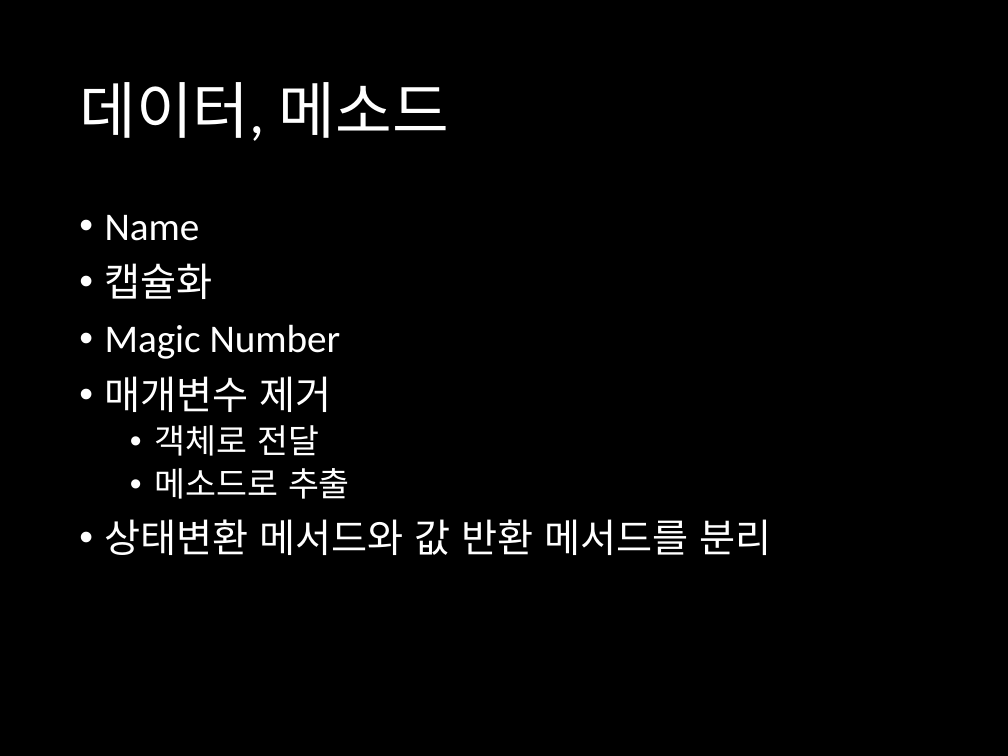
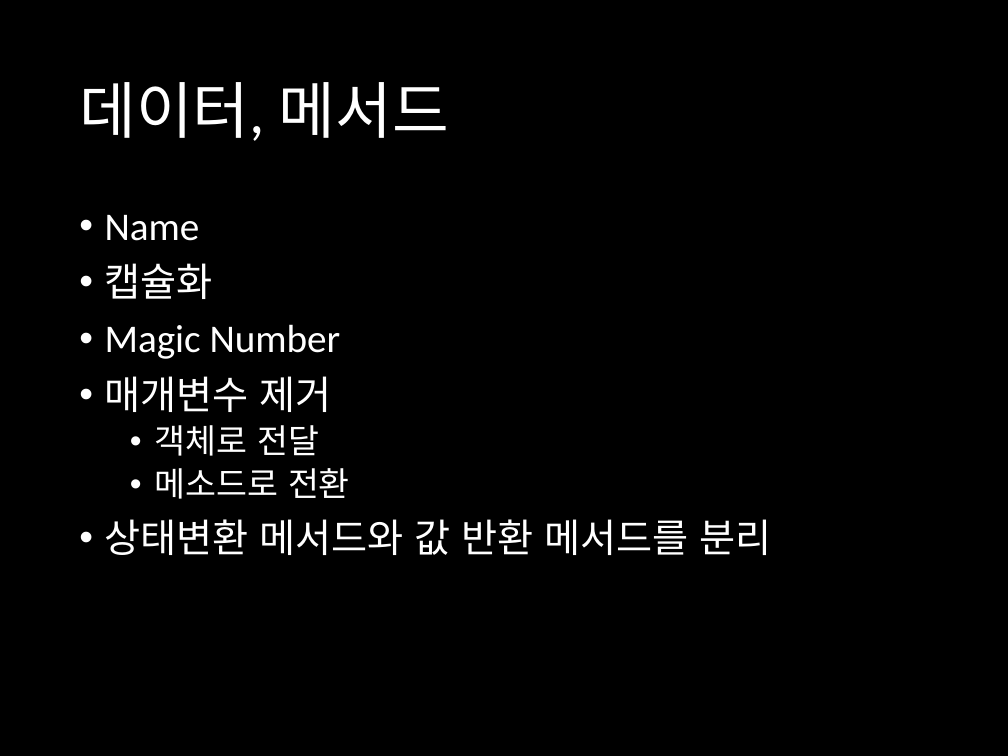
Before and after one commit to harrisleesh/Review, a slide deck: slide 4 of Refactoring #2.pptx. Drawn at 1008x756 pixels with LibreOffice and Linux fonts; fonts in the diff are those of the drawing. Boxes give left, top, right and bottom in pixels: in the first picture for what was removed or moved away, otherwise in the second. Text is boxed around its words. In the diff, an @@ line names an element or a change of style, - is before the commit and + after.

```diff
--- a/Refactoring #2.pptx
+++ b/Refactoring #2.pptx
@@ title at (x1=79, y1=82, x2=449, y2=141): text changed @@
-데이터, 메소드
+데이터, 메서드
@@ text at (x1=155, y1=468, x2=350, y2=499): text changed @@
-  • 메소드로 추출
+  • 메소드로 전환
```
Also in this commit, not shown: 1 other slide changed.
